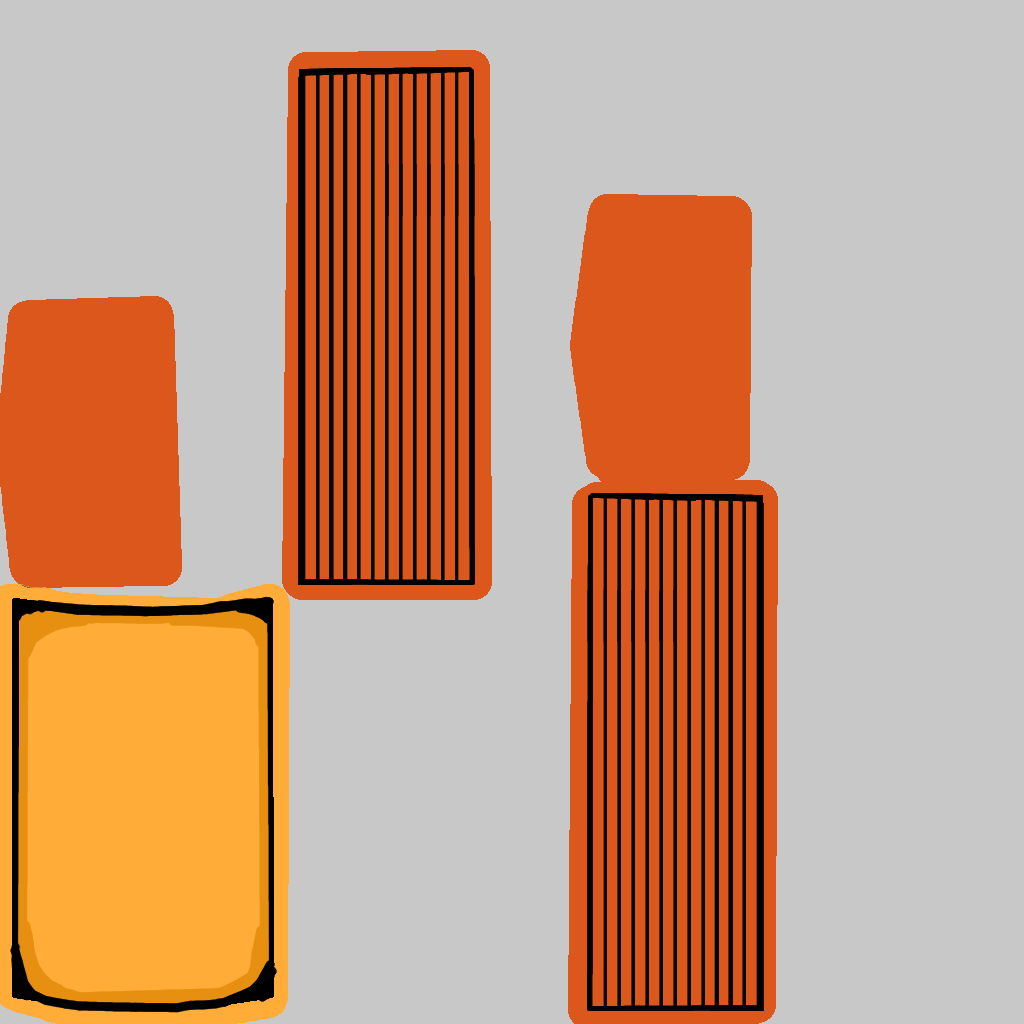
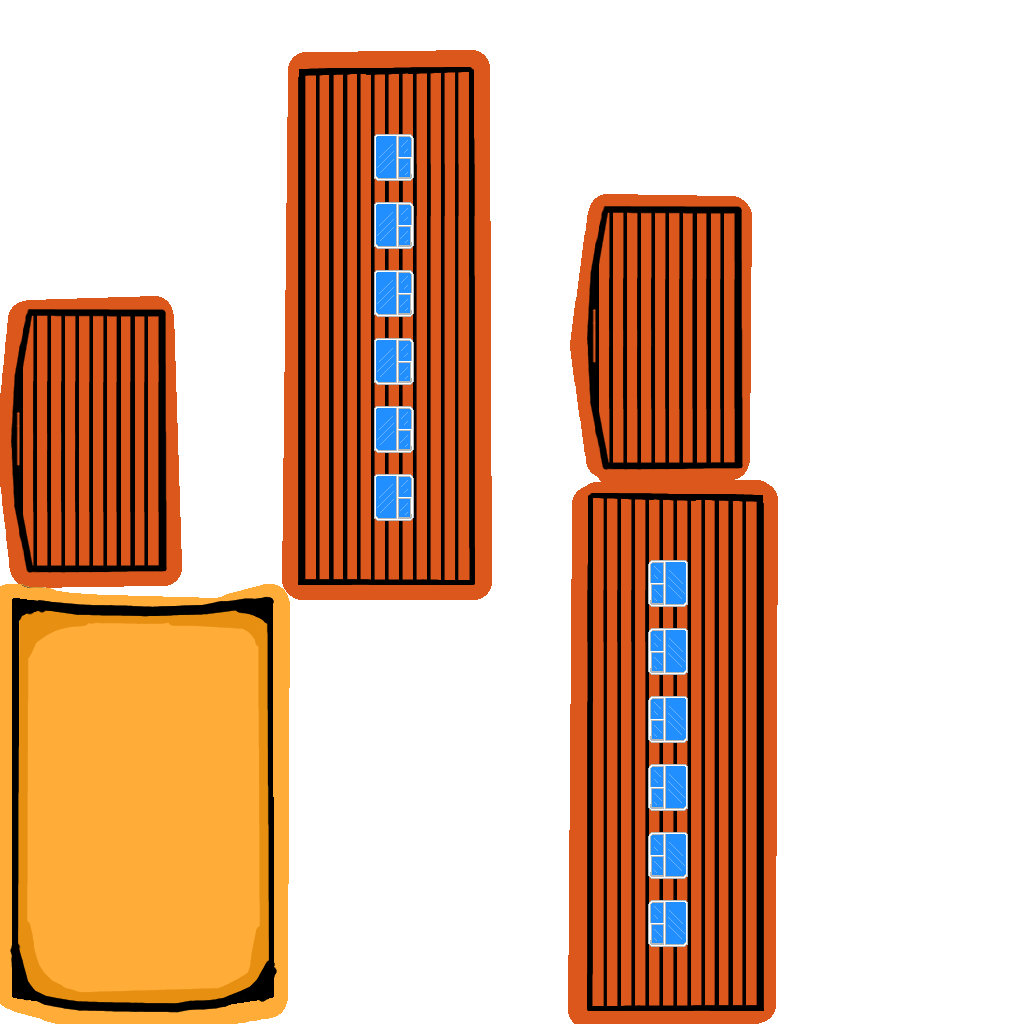
Layer changes from the first 1024×1024 image to the second:
added layer "sides-windows" above "sides-detail-siding" over (374, 134, 688, 947)
painted on "sides-detail-siding" over (8, 206, 743, 574)
hid "solid-back" over (0, 0, 1024, 1024)
